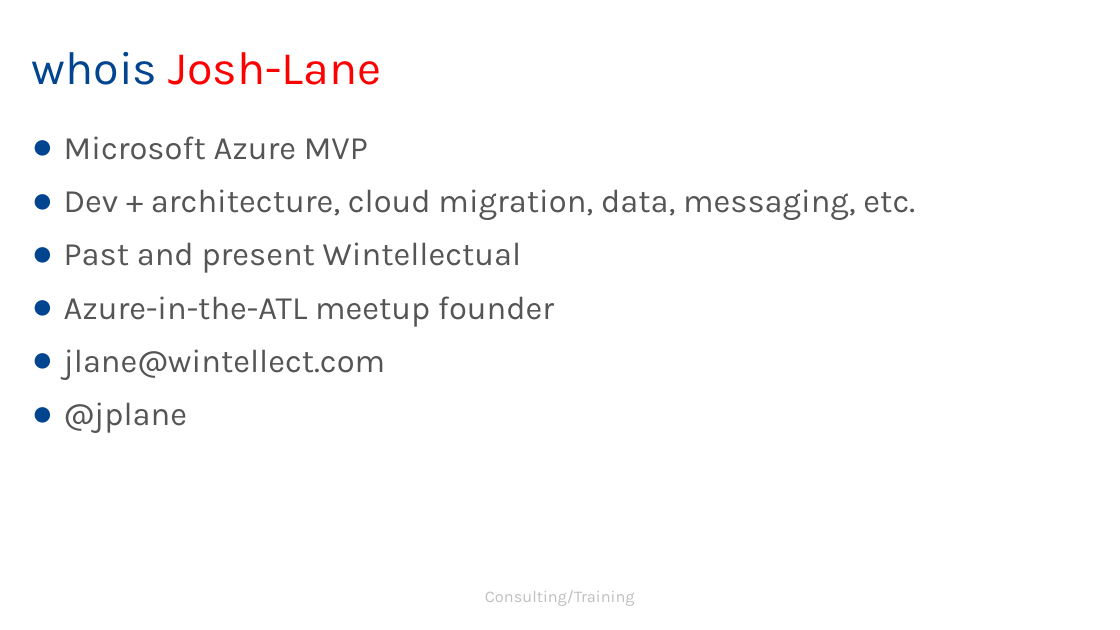
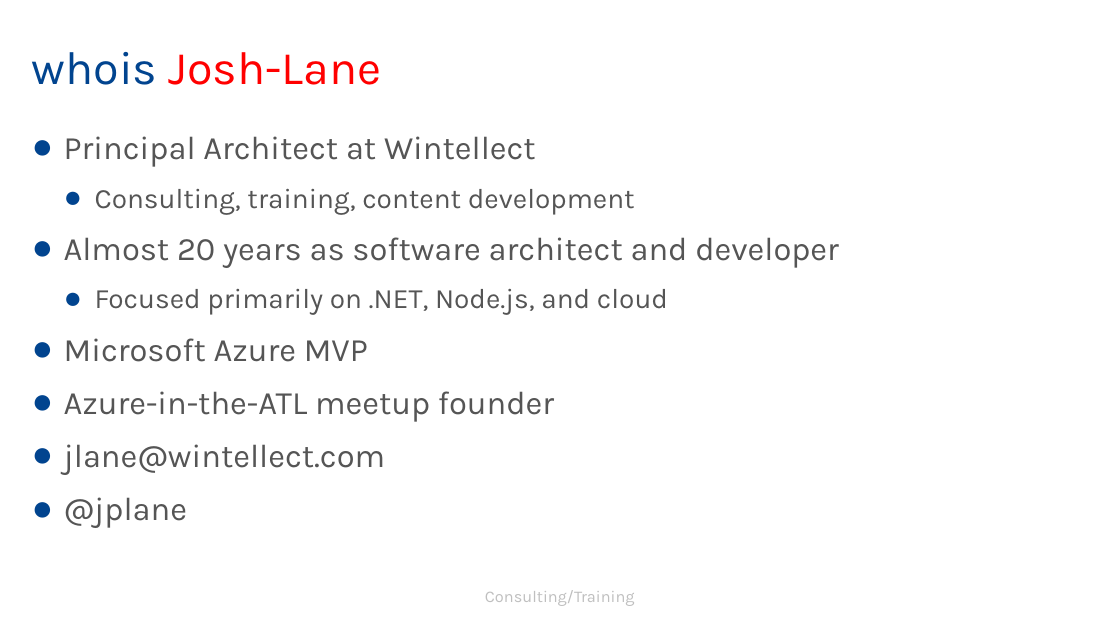
Before and after one commit to arrebagrove/iot-webinar, a slide deck: slide 2 of introduction to azure iot.pptx (slide 3 before the commit). Drawn at 1120x630 pixels with LibreOffice and Linux fonts; fonts in the diff are those of the drawing; background and template pictures are left out. Boxes give left, top, right and bottom in pixels: in the first picture for what was removed or moved away, otherwise in the second. Text is boxed around its words. In the diff, an @@ line names an element or a change of style, - is before the commit and + after.

Commit message:
slide changes

```diff
--- a/introduction to azure iot.pptx
+++ b/introduction to azure iot.pptx
@@ text at (64,136,839,315): paragraphs added @@
+● Principal Architect at Wintellect
+  ● Consulting, training, content development
+● Almost 20 years as software architect and developer
+  ● Focused primarily on .NET, Node.js, and cloud
@@ text at (64,189,915,273): paragraphs removed @@
-● Dev + architecture, cloud migration, data, messaging, etc.
-● Past and present Wintellectual
```
Also in this commit, not shown: 3 other slides changed.
